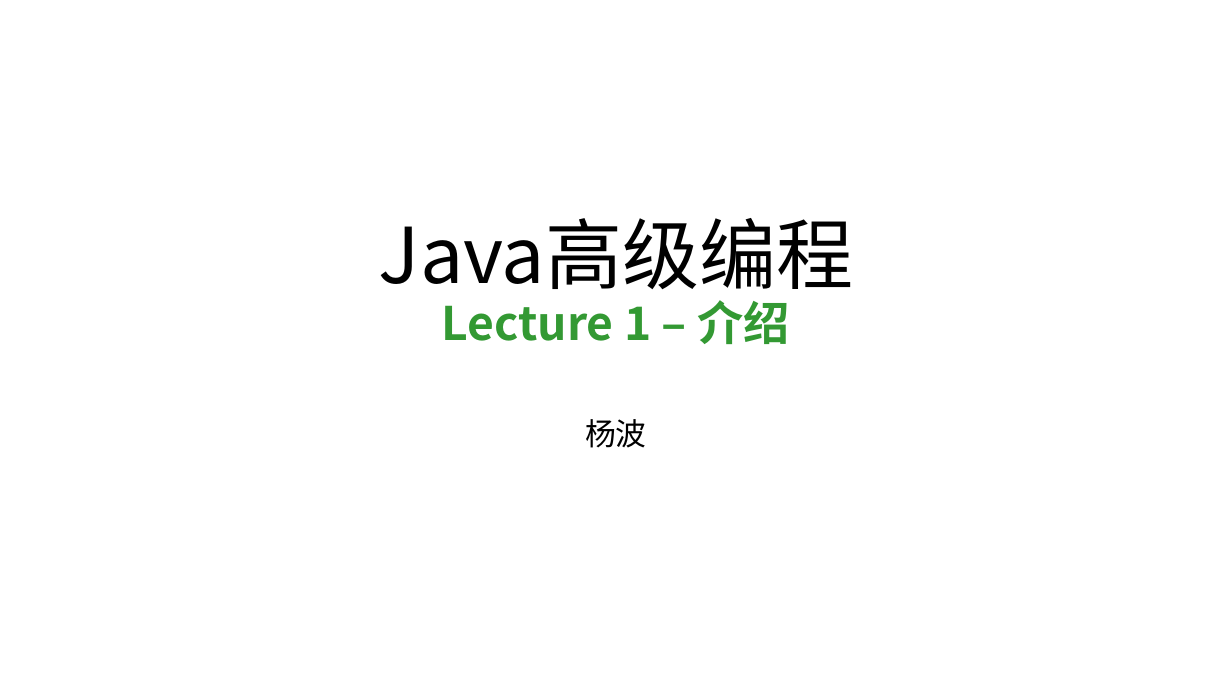
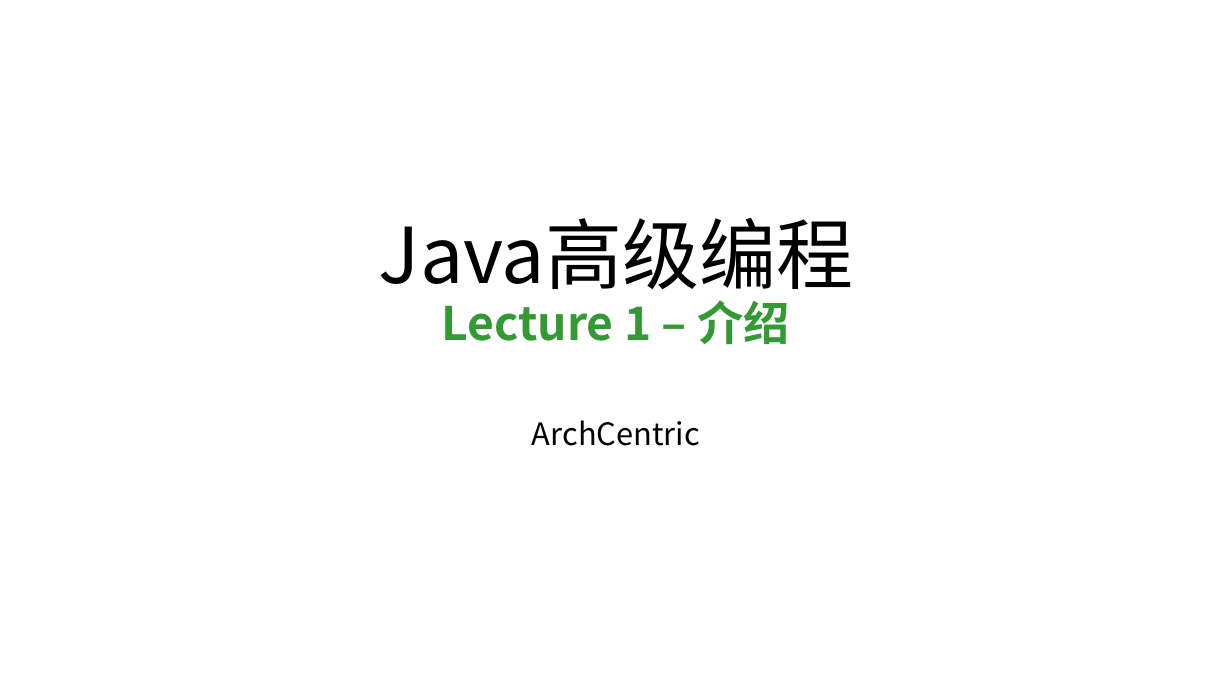
Before and after one commit to mickylee/advanced_java_training, a slide deck: slide 1 of lecture/Java高级编程_-_Lecture_1_-_课程介绍.pptx. Drawn at 1232x693 pixels with LibreOffice and Linux fonts; fonts in the diff are those of the drawing. Boxes give left, top, right and bottom in pixels: in the first picture for what was removed or moved away, otherwise in the second. Text is boxed around its words. In the diff, an @@ line names an element or a change of style, - is before the commit and + after.

```diff
--- a/lecture/Java高级编程_-_Lecture_1_-_课程介绍.pptx
+++ b/lecture/Java高级编程_-_Lecture_1_-_课程介绍.pptx
@@ subtitle at [532, 420, 700, 446]: text changed @@
-杨波
+ArchCentric
```
Also in this commit, not shown: 1 other slide changed, 3 other files.
